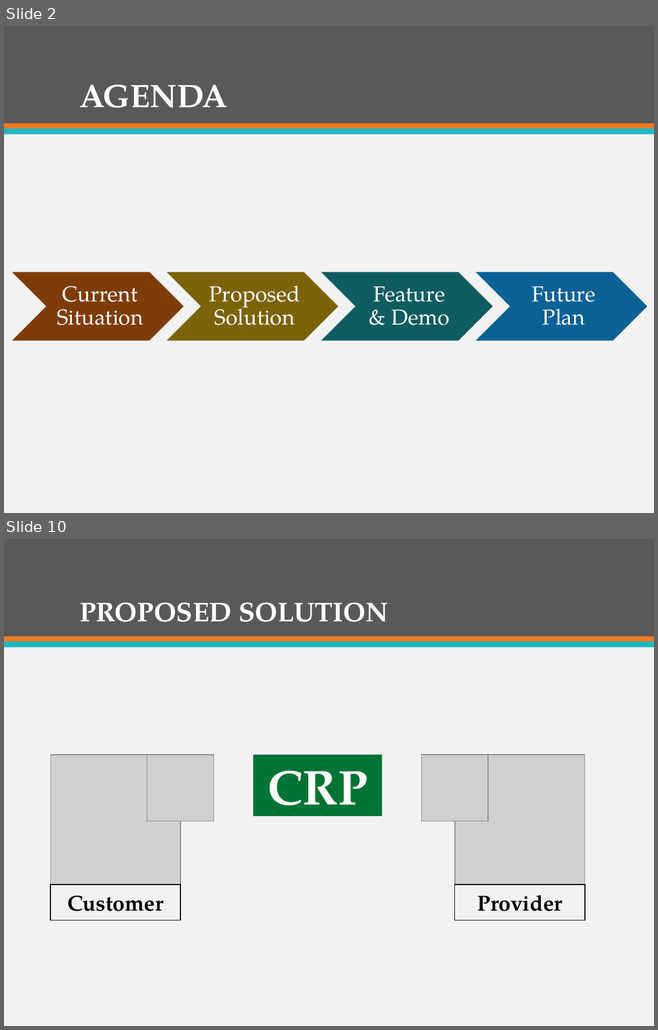
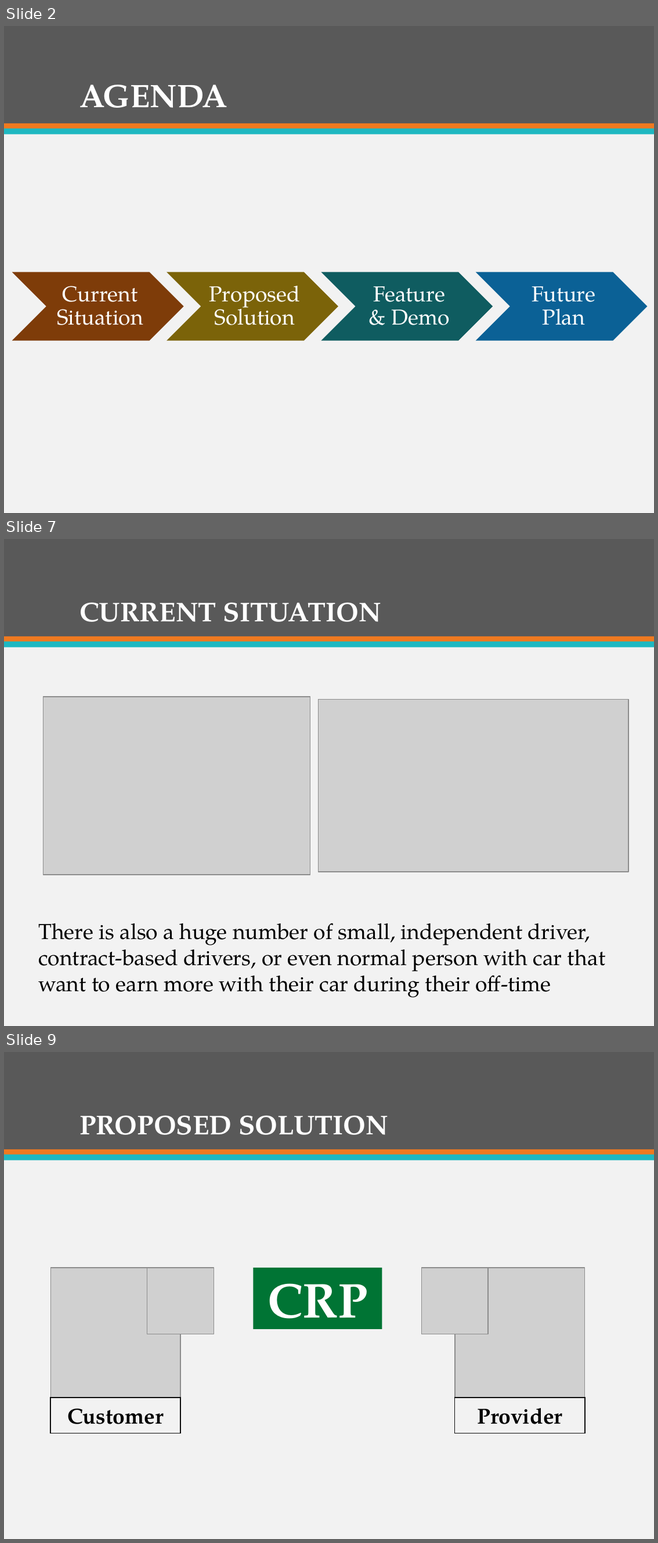
Before and after one commit to firzgard/CarRentalPortal, a slide deck: slide/CAR RENTAL PORTAL-Official.pptx. Shown one above the other, each under a label of ours: slides 2 and 10 before the commit, slides 2, 7 and 9 after it; the slides between them are not shown. The pictures are 658x1030 and 658x1543 pixels, drawn with LibreOffice and Linux fonts; fonts in the diff are those of the drawing; grey boxes stand for pictures. Boxes give left, top, right and bottom in pixels: in the first picture for what was removed or moved away, otherwise in the second. Text is boxed around its words. In the diff, an @@ line names an element or a change of style, - is before the commit and + after.

```diff
--- a/slide/CAR RENTAL PORTAL-Official.pptx
+++ b/slide/CAR RENTAL PORTAL-Official.pptx
@@ slide 7 added at (x1=4, y1=539, x2=654, y2=1026), background #F2F2F2; not listed: 3 template elements that a slide beside it also shows @@
@@ title added at (x1=79, y1=602, x2=381, y2=622), 30 pt, text #FFFFFF, bold @@
+CURRENT SITUATION
@@ picture added at (x1=43, y1=697, x2=310, y2=875) @@
@@ picture added at (x1=318, y1=700, x2=628, y2=871) @@
@@ text added at (x1=38, y1=923, x2=605, y2=998), 24 pt, text #000000 @@
+There is also a huge number of small, independent driver, contract-based drivers, or even normal person with car that want to earn more with their car during their off-time
@@ what was slide 10 is now slide 9 @@
```
Also in this commit, not shown: 10 slides changed, 4 other slides added, 6 slides removed.
